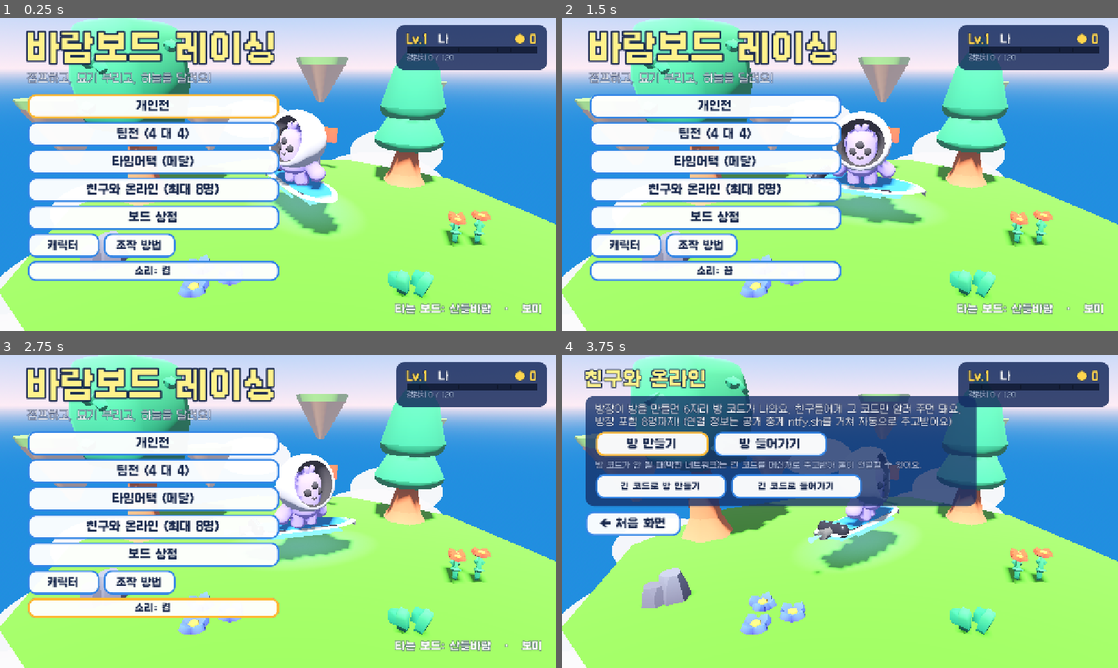
Above: before the commit, frames 1-4 (two rows, left to right).
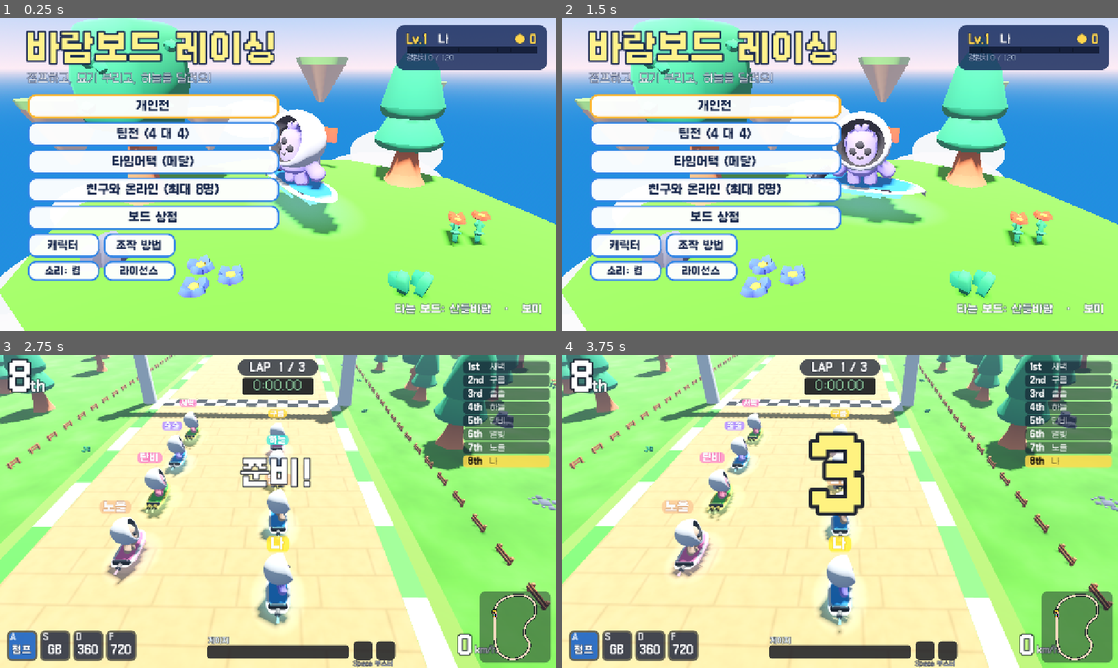
Above: after the commit, the same moments.

Repository: mhyoo-games/board_racing
Game: Godot game, scene res://scenes/main.tscn
The game is run twice, just before and just after one commit, with the same random seed, the same clock (stepped at 60 frames per second) and the same inputs.
Inputs (mouse positions are in pixels of both pictures, inside the frame that each line leads up to):
- Up to frame 1 (0.25 s): no input
- Up to frame 2 (1.5 s): click (701, 271) at 0.5 s, where only the run after the commit has a clickable "라이선스"; click (1101, 318) at 1.25 s, where only the run after the commit has a clickable "닫기"
- Up to frame 3 (2.75 s): tap Enter at 2 s; move the mouse to (400, 495) at 2.02 s; hold Right from 2.03 s (still down); tap X at 2.1 s; click (400, 495) at 2.17 s; tap Space at 2.27, 2.57 s; tap Z at 2.3 s
- Up to frame 4 (3.75 s): release Right at 2.75 s; drag from (728, 527) to (812, 574) at 2.77 s; move the mouse to (895, 442) at 3.52 s; hold Right from 3.53 s (still down); tap Enter at 3.6 s; click (895, 442) at 3.67 s

The runs differ from the first frame. In frame 1, 1.7% of the frame differs, in the area x 8-51%, y 77-84%; in frame 2, 2.6%; in frame 3, 95%; in frame 4, 96%, in the area x 0-100%, y 0-100%.

Commit message:
처음 화면에 '라이선스' 추가: Godot 엔진(MIT)·엔진 안 라이브러리·갈무리 글꼴 전문·그림 출처
Co-Authored-By: Claude Opus 5.5 <noreply@anthropic.com>
Claude-Session: https://claude.ai/code/session_012c35DRFcPfDK4CUQBsiQHA

Diff:
--- a/scripts/dev.gd
+++ b/scripts/dev.gd
@@ -62,6 +62,8 @@
 	match plan:
 		"title":
 			await shot("title")
+		"licenses":
+			main().menu._licenses(); await wait(0.6); await shot("licenses")
 		"boards":
 			# 보드·캐릭터 가까이 보기
 			var root := Node3D.new()
--- /dev/null
+++ b/scripts/licenses.gd
@@ -0,0 +1,112 @@
+extends Control
+## 만든 것들·라이선스 화면 (Godot 엔진과 그 안의 라이브러리, 글꼴, 그림 표시).
+## 쓰는 법: var l = preload("res://scripts/licenses.gd").new(); l.credits = [...]; l.font_size = 16; add_child(l)
+## 닫히면 `closed` 신호. Esc·X·Z·Enter·Backspace로 닫고 ↑↓ PageUp/PageDown으로 넘긴다.
+
+signal closed
+
+var credits: Array = []
+var font_size := 16
+var font: Font = null   ## 따로 줄 글꼴 (프로젝트 기본 글꼴이 없을 때)
+var text_box: RichTextLabel
+
+func _ready() -> void:
+	name = "Licenses"
+	# 부모 크기와 상관없이 화면 전체를 덮는다
+	top_level = true
+	position = Vector2.ZERO
+	size = get_viewport_rect().size
+	get_viewport().size_changed.connect(func(): size = get_viewport_rect().size)
+	mouse_filter = Control.MOUSE_FILTER_STOP
+	if font:
+		var th := Theme.new()
+		th.default_font = font
+		theme = th
+	var bg := ColorRect.new()
+	bg.color = Color(0.04, 0.05, 0.09, 0.96)
+	bg.set_anchors_and_offsets_preset(Control.PRESET_FULL_RECT)
+	add_child(bg)
+	var m := float(font_size)
+	var col := VBoxContainer.new()
+	col.set_anchors_and_offsets_preset(Control.PRESET_FULL_RECT)
+	col.offset_left = m
+	col.offset_right = -m
+	col.offset_top = m * 0.6
+	col.offset_bottom = -m * 0.6
+	col.add_theme_constant_override("separation", int(m * 0.4))
+	add_child(col)
+	var title := Label.new()
+	title.text = "만든 것들 · 라이선스"
+	title.add_theme_font_size_override("font_size", int(m * 1.4))
+	title.add_theme_color_override("font_color", Color(1.0, 0.88, 0.45))
+	col.add_child(title)
+	text_box = RichTextLabel.new()
+	text_box.bbcode_enabled = false
+	text_box.scroll_active = true
+	text_box.selection_enabled = false
+	text_box.size_flags_vertical = Control.SIZE_EXPAND_FILL
+	text_box.add_theme_font_size_override("normal_font_size", int(m))
+	text_box.add_theme_color_override("default_color", Color(0.9, 0.92, 0.96))
+	text_box.text = full_text(credits)
+	col.add_child(text_box)
+	var row := HBoxContainer.new()
+	row.add_theme_constant_override("separation", int(m))
+	col.add_child(row)
+	var hint := Label.new()
+	hint.text = "↑↓ 넘기기 · Esc 닫기"
+	hint.add_theme_font_size_override("font_size", int(m * 0.85))
+	hint.add_theme_color_override("font_color", Color(0.7, 0.75, 0.85))
+	hint.size_flags_horizontal = Control.SIZE_EXPAND_FILL
+	row.add_child(hint)
+	var close := Button.new()
+	close.text = "닫기"
+	close.add_theme_font_size_override("font_size", int(m))
+	close.pressed.connect(_close)
+	row.add_child(close)
+
+func _close() -> void:
+	closed.emit()
+	queue_free()
+
+func _input(e: InputEvent) -> void:
+	if not (e is InputEventKey and e.pressed):
+		return
+	var bar := text_box.get_v_scroll_bar()
+	match (e as InputEventKey).physical_keycode:
+		KEY_ESCAPE, KEY_X, KEY_Z, KEY_ENTER, KEY_KP_ENTER, KEY_BACKSPACE, KEY_SPACE:
+			_close()
+		KEY_UP:
+			bar.value -= font_size * 3
+		KEY_DOWN:
+			bar.value += font_size * 3
+		KEY_PAGEUP:
+			bar.value -= text_box.size.y * 0.9
+		KEY_PAGEDOWN:
+			bar.value += text_box.size.y * 0.9
+	get_viewport().set_input_as_handled()
+
+## 보여 줄 글 전부
+static func full_text(credits: Array) -> String:
+	var t := ""
+	for c in credits:
+		t += "• " + str(c) + "\n"
+	t += "\n────────────────────────\n"
+	t += "This game uses Godot Engine, available under the following license:\n\n"
+	t += Engine.get_license_text()
+	t += "\n\n────────────────────────\n"
+	t += "Godot Engine에 들어 있는 다른 소프트웨어 (Third-party licenses)\n"
+	t += "Portions of this software are copyright © The FreeType Project (www.freetype.org). All rights reserved.\n"
+	for info in Engine.get_copyright_info():
+		t += "\n- " + str(info.get("name", ""))
+		for part in info.get("parts", []):
+			for line in part.get("copyright", []):
+				t += "\n    © " + str(line)
+			t += "\n    License: " + str(part.get("license", ""))
+	var lic: Dictionary = Engine.get_license_info()
+	for key in lic:
+		t += "\n\n==== " + str(key) + " ====\n" + str(lic[key])
+	# 글꼴 라이선스 전문
+	for path in ["res://assets/fonts/OFL.txt"]:
+		if FileAccess.file_exists(path):
+			t += "\n\n────────────────────────\n갈무리(Galmuri) 글꼴 라이선스\n" + FileAccess.get_file_as_string(path)
+	return t
--- a/scripts/menu.gd
+++ b/scripts/menu.gd
@@ -103,18 +103,39 @@
 	row.add_child(UI.button("캐릭터", func(): show_screen("riders"), 165, 24))
 	row.add_child(UI.button("조작 방법", func(): show_screen("help"), 165, 24))
 	v.add_child(row)
-	var snd := UI.button("소리: " + ("끔" if Sound.muted else "켬"), func(): pass, 340, 22)
+	var row2 := HBoxContainer.new()
+	row2.add_theme_constant_override("separation", 10)
+	var snd := UI.button("소리: " + ("끔" if Sound.muted else "켬"), func(): pass, 165, 22)
 	snd.custom_minimum_size.y = 46
 	snd.pressed.connect(func():
 		Sound.set_muted(not Sound.muted)
 		snd.text = "소리: " + ("끔" if Sound.muted else "켬"))
-	v.add_child(snd)
+	row2.add_child(snd)
+	var lic := UI.button("라이선스", _licenses, 165, 22)
+	lic.custom_minimum_size.y = 46
+	row2.add_child(lic)
+	v.add_child(row2)
 	var b := Game.board_def(Game.save.board)
 	var info := UI.label("타는 보드: " + b.name + "   ·   " + Game.rider_def(Game.save.rider).name, 24, UI.CREAM, true)
 	info.horizontal_alignment = HORIZONTAL_ALIGNMENT_RIGHT
 	add_child(info)
 	_pin(info, Control.PRESET_BOTTOM_RIGHT, -560, -64, -30, -26)
 	_focus_first(v)
+
+## 만든 것들·라이선스 (Godot 엔진·글꼴·그림)
+func _licenses() -> void:
+	var l: Control = preload("res://scripts/licenses.gd").new()
+	l.credits = [
+		"바람보드 레이싱 — 유민혁 (minhyuk94)",
+		"게임 엔진: Godot Engine (MIT 라이선스) — godotengine.org/license",
+		"캐릭터·나무·동전 등: Kenney Platformer Kit (CC0 1.0) — kenney.nl",
+		"글꼴: 갈무리 Galmuri (SIL Open Font License 1.1) — github.com/quiple/galmuri",
+		"효과음·곡·보드·길·점프대: 코드로 새로 만듦",
+		"친구와 온라인: 처음 연결 정보만 공개 메시지 중계 ntfy.sh를 거침",
+	]
+	l.font_size = 18
+	l.closed.connect(func(): _focus_first(self))
+	add_child(l)
 
 func _pick_mode(m: String) -> void:
 	Game.mode = m
Not shown, added: assets/fonts/OFL.txt
Not shown, changed: export_presets.cfg
Not shown, added: scripts/licenses.gd.uid
Not shown, changed: CLAUDE.md
